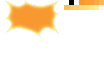
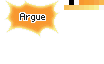
Comparing the layer stacks of the two w=104, h=64 images. Changes:
added layer "Layer 3" above "Layer 1" over 19, 12, 46, 23
